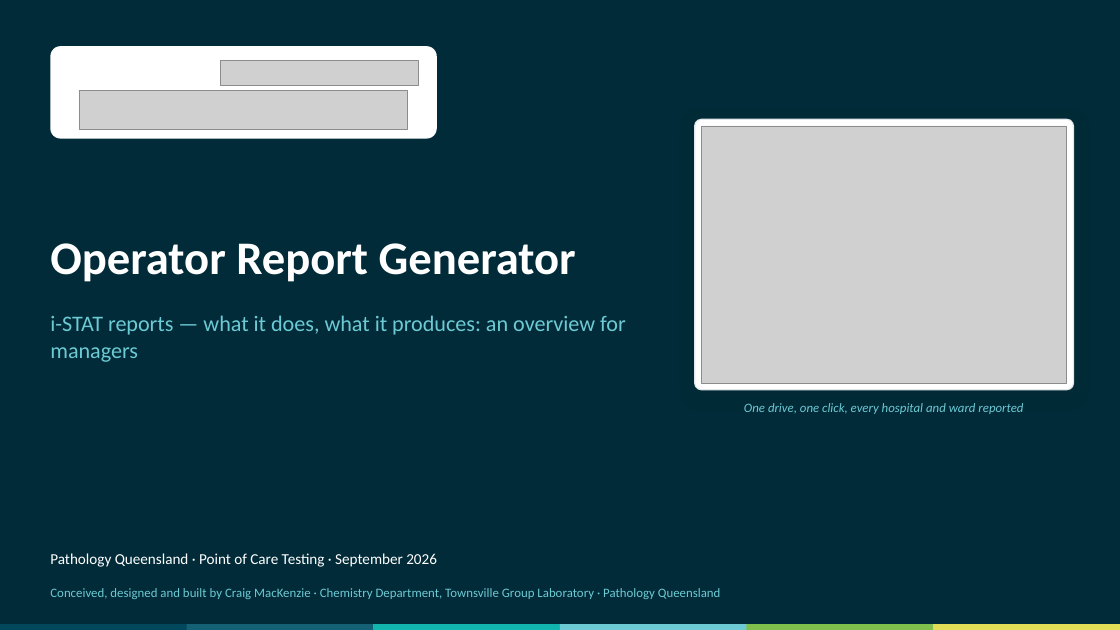
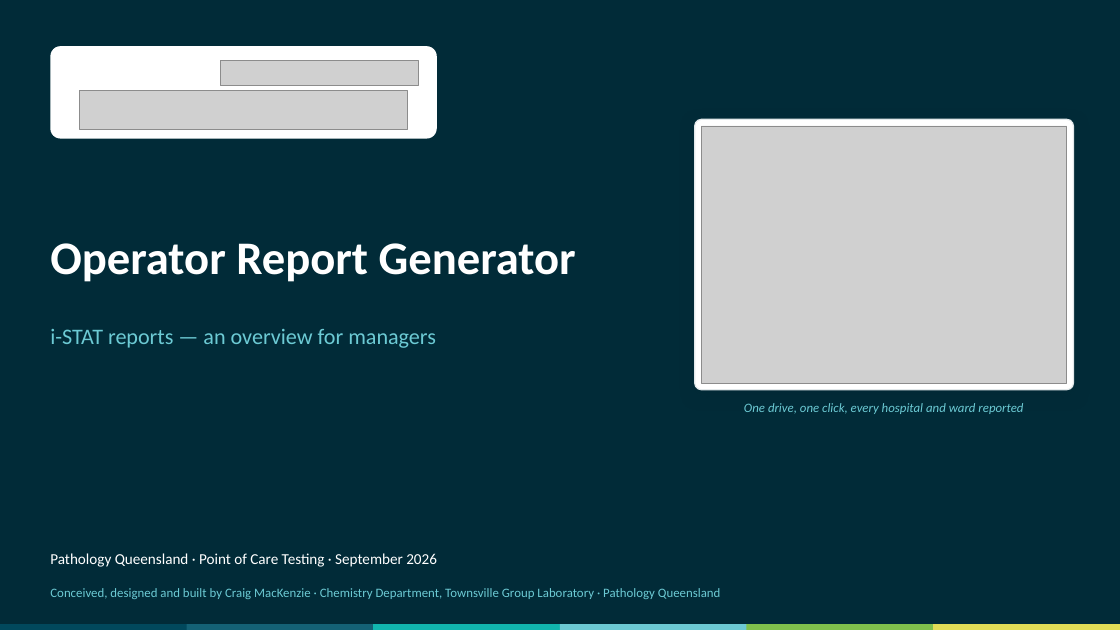
Before and after one commit to swornsealed/Report-app, a slide deck: slide 1 of PQ_Report_Generator_Overview_for_Managers_iSTAT.pptx. Drawn at 1120x630 pixels with LibreOffice and Linux fonts; fonts in the diff are those of the drawing; grey boxes stand for pictures. Boxes give left, top, right and bottom in pixels: in the first picture for what was removed or moved away, otherwise in the second. Text is boxed around its words. In the diff, an @@ line names an element or a change of style, - is before the commit and + after.

```diff
--- a/PQ_Report_Generator_Overview_for_Managers_iSTAT.pptx
+++ b/PQ_Report_Generator_Overview_for_Managers_iSTAT.pptx
@@ text at box(50, 329, 436, 348): text changed @@
-i-STAT reports — what it does, what it produces: an overview for managers
+i-STAT reports — an overview for managers
```
Also in this commit, not shown: 1 other file.
